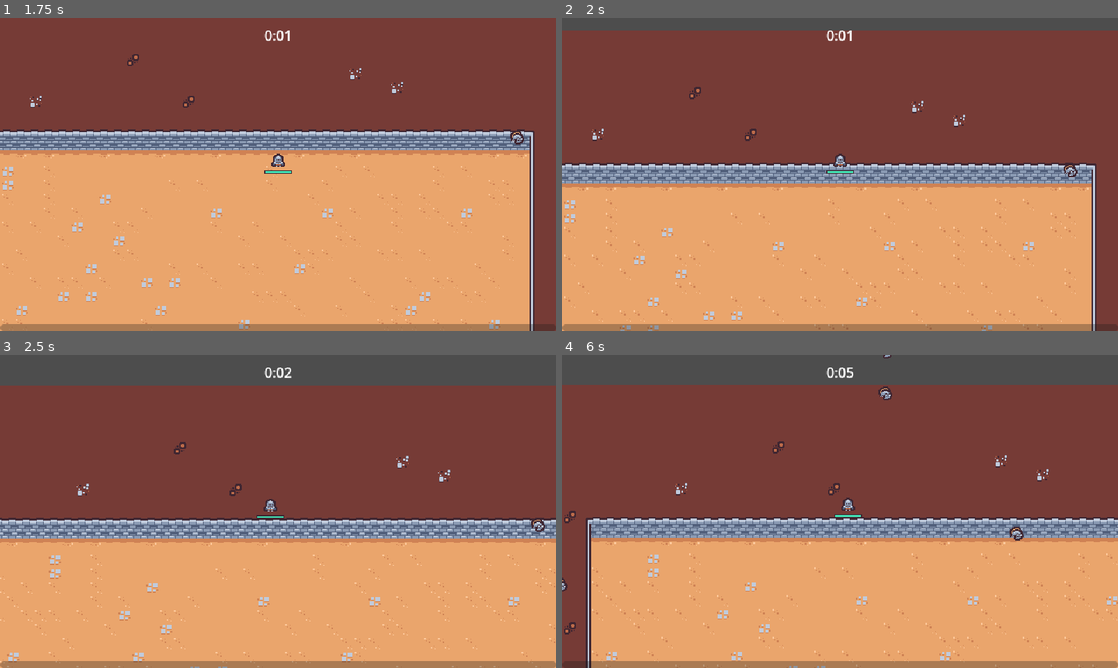
Above: before the commit, frames 1-4 (two rows, left to right).
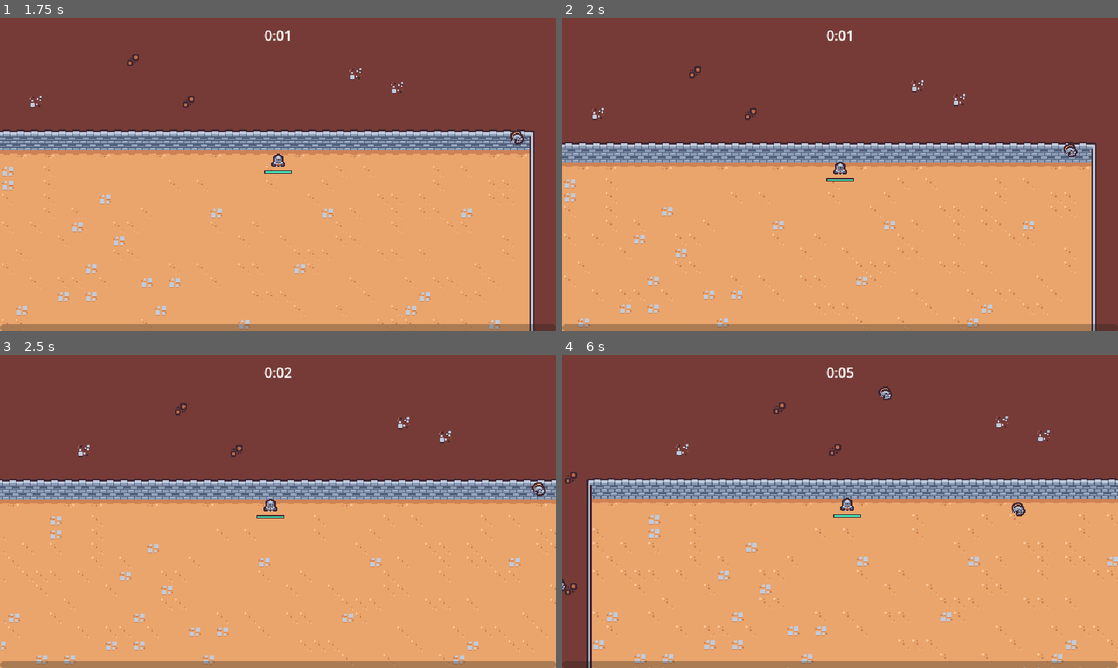
Above: after the commit, the same moments.

Repository: emyasnikov/2d-survivor-course
Game: Godot game, scene res://scenes/main/main.tscn
Same seed, same stepped clock (60 frames per second), same inputs: the game is played once before the commit and once after it.
Inputs (mouse positions are in pixels of both pictures, inside the frame that each line leads up to):
- Up to frame 1 (1.75 s): move the mouse to (250, 237) at 0.52 s; press the mouse at (250, 237) at 0.53 s; hold W (move_up) from 0.53 s (still down); move the mouse to (444, 221) at 1.27 s; release the mouse at (444, 221) at 1.28 s; click (444, 221) at 1.35 s
- Up to frame 2 (2 s): keep holding W (move_up)
- Up to frame 3 (2.5 s): move the mouse to (111, 464) at 2.02 s; release W (move_up) at 2.03 s; press the mouse at (111, 464) at 2.03 s; hold A (move_left) from 2.03 s (still down)
- Up to frame 4 (6 s): move the mouse to (867, 511) at 2.77 s; release the mouse at (867, 511) at 2.78 s; click (867, 511) at 2.85 s; move the mouse to (756, 433) at 3.52 s; release A (move_left) at 3.53 s; press the mouse at (756, 433) at 3.53 s; hold S (move_down) 3.53-4.28 s; move the mouse to (962, 495) at 4.27 s; release the mouse at (962, 495) at 4.28 s; hold D (move_right) 4.28-5.03 s; click (962, 495) at 4.35 s; move the mouse to (728, 527) at 5.02 s; press the mouse at (728, 527) at 5.03 s; hold W (move_up) 5.03-5.78 s; move the mouse to (895, 442) at 5.77 s; release the mouse at (895, 442) at 5.78 s; hold D (move_right) from 5.78 s (still down); click (895, 442) at 5.85 s

Frame 1 is identical in both runs. In frame 2, 20% of the frame differs, in the area x 0-100%, y 0-100%; in frame 3, 32%; in frame 4, 32%.

Commit message:
Added physics to tileset.

Diff:
--- a/resources/tileset.tres
+++ b/resources/tileset.tres
@@ -8,6 +8,8 @@
 0:4/0/terrain_set = 0
 0:4/0/terrain = 0
 0:4/0/probability = 20.0
+0:4/0/physics_layer_0/linear_velocity = Vector2(0, 0)
+0:4/0/physics_layer_0/angular_velocity = 0.0
 0:4/0/terrains_peering_bit/right_side = 0
 0:4/0/terrains_peering_bit/bottom_right_corner = 0
 0:4/0/terrains_peering_bit/bottom_side = 0
@@ -20,6 +22,8 @@
 1:4/0/terrain_set = 0
 1:4/0/terrain = 0
 1:4/0/probability = 5.0
+1:4/0/physics_layer_0/linear_velocity = Vector2(0, 0)
+1:4/0/physics_layer_0/angular_velocity = 0.0
 1:4/0/terrains_peering_bit/right_side = 0
 1:4/0/terrains_peering_bit/bottom_right_corner = 0
 1:4/0/terrains_peering_bit/bottom_side = 0
@@ -31,6 +35,8 @@
 6:3/0 = 0
 6:3/0/terrain_set = 0
 6:3/0/terrain = 0
+6:3/0/physics_layer_0/linear_velocity = Vector2(0, 0)
+6:3/0/physics_layer_0/angular_velocity = 0.0
 6:3/0/terrains_peering_bit/right_side = 0
 6:3/0/terrains_peering_bit/bottom_right_corner = 0
 6:3/0/terrains_peering_bit/bottom_side = 0
@@ -42,12 +48,18 @@
 1:0/0 = 0
 1:0/0/terrain_set = 0
 1:0/0/terrain = 0
+1:0/0/physics_layer_0/linear_velocity = Vector2(0, 0)
+1:0/0/physics_layer_0/angular_velocity = 0.0
+1:0/0/physics_layer_0/polygon_0/points = PackedVector2Array(-8, -8, 8, -8, 8, 8, -8, 8)
 1:0/0/terrains_peering_bit/right_side = 0
 1:0/0/terrains_peering_bit/bottom_right_corner = 0
 1:0/0/terrains_peering_bit/bottom_side = 0
 2:0/0 = 0
 2:0/0/terrain_set = 0
 2:0/0/terrain = 0
+2:0/0/physics_layer_0/linear_velocity = Vector2(0, 0)
+2:0/0/physics_layer_0/angular_velocity = 0.0
+2:0/0/physics_layer_0/polygon_0/points = PackedVector2Array(-8, -8, 8, -8, 8, 8, -8, 8)
 2:0/0/terrains_peering_bit/right_side = 0
 2:0/0/terrains_peering_bit/bottom_right_corner = 0
 2:0/0/terrains_peering_bit/bottom_side = 0
@@ -56,12 +68,18 @@
 3:0/0 = 0
 3:0/0/terrain_set = 0
 3:0/0/terrain = 0
+3:0/0/physics_layer_0/linear_velocity = Vector2(0, 0)
+3:0/0/physics_layer_0/angular_velocity = 0.0
+3:0/0/physics_layer_0/polygon_0/points = PackedVector2Array(-8, -8, 8, -8, 8, 8, -8, 8)
 3:0/0/terrains_peering_bit/bottom_side = 0
 3:0/0/terrains_peering_bit/bottom_left_corner = 0
 3:0/0/terrains_peering_bit/left_side = 0
 3:1/0 = 0
 3:1/0/terrain_set = 0
 3:1/0/terrain = 0
+3:1/0/physics_layer_0/linear_velocity = Vector2(0, 0)
+3:1/0/physics_layer_0/angular_velocity = 0.0
+3:1/0/physics_layer_0/polygon_0/points = PackedVector2Array(-8, -8, 8, -8, 8, 8, -8, 8)
 3:1/0/terrains_peering_bit/bottom_side = 0
 3:1/0/terrains_peering_bit/bottom_left_corner = 0
 3:1/0/terrains_peering_bit/left_side = 0
@@ -70,12 +88,18 @@
 3:2/0 = 0
 3:2/0/terrain_set = 0
 3:2/0/terrain = 0
+3:2/0/physics_layer_0/linear_velocity = Vector2(0, 0)
+3:2/0/physics_layer_0/angular_velocity = 0.0
+3:2/0/physics_layer_0/polygon_0/points = PackedVector2Array(-8, -8, 8, -8, 8, 8, -8, 8)
 3:2/0/terrains_peering_bit/left_side = 0
 3:2/0/terrains_peering_bit/top_left_corner = 0
 3:2/0/terrains_peering_bit/top_side = 0
 2:2/0 = 0
 2:2/0/terrain_set = 0
 2:2/0/terrain = 0
+2:2/0/physics_layer_0/linear_velocity = Vector2(0, 0)
+2:2/0/physics_layer_0/angular_velocity = 0.0
+2:2/0/physics_layer_0/polygon_0/points = PackedVector2Array(-8, -8, 8, -8, 8, 8, -8, 8)
 2:2/0/terrains_peering_bit/right_side = 0
 2:2/0/terrains_peering_bit/left_side = 0
 2:2/0/terrains_peering_bit/top_left_corner = 0
@@ -84,12 +108,18 @@
 1:2/0 = 0
 1:2/0/terrain_set = 0
 1:2/0/terrain = 0
+1:2/0/physics_layer_0/linear_velocity = Vector2(0, 0)
+1:2/0/physics_layer_0/angular_velocity = 0.0
+1:2/0/physics_layer_0/polygon_0/points = PackedVector2Array(-8, -8, 8, -8, 8, 8, -8, 8)
 1:2/0/terrains_peering_bit/right_side = 0
 1:2/0/terrains_peering_bit/top_side = 0
 1:2/0/terrains_peering_bit/top_right_corner = 0
 1:1/0 = 0
 1:1/0/terrain_set = 0
 1:1/0/terrain = 0
+1:1/0/physics_layer_0/linear_velocity = Vector2(0, 0)
+1:1/0/physics_layer_0/angular_velocity = 0.0
+1:1/0/physics_layer_0/polygon_0/points = PackedVector2Array(-8, -8, 8, -8, 8, 8, -8, 8)
 1:1/0/terrains_peering_bit/right_side = 0
 1:1/0/terrains_peering_bit/bottom_right_corner = 0
 1:1/0/terrains_peering_bit/bottom_side = 0
@@ -97,13 +127,28 @@
 1:1/0/terrains_peering_bit/top_right_corner = 0
 2:1/0 = 0
 2:1/0/terrain_set = 0
+2:1/0/physics_layer_0/linear_velocity = Vector2(0, 0)
+2:1/0/physics_layer_0/angular_velocity = 0.0
+2:1/0/physics_layer_0/polygon_0/points = PackedVector2Array(-8, -8, 8, -8, 8, 8, -8, 8)
 2:4/0 = 0
+2:4/0/physics_layer_0/linear_velocity = Vector2(0, 0)
+2:4/0/physics_layer_0/angular_velocity = 0.0
 3:4/0 = 0
+3:4/0/physics_layer_0/linear_velocity = Vector2(0, 0)
+3:4/0/physics_layer_0/angular_velocity = 0.0
 0:0/0 = 0
+0:0/0/physics_layer_0/linear_velocity = Vector2(0, 0)
+0:0/0/physics_layer_0/angular_velocity = 0.0
 0:1/0 = 0
+0:1/0/physics_layer_0/linear_velocity = Vector2(0, 0)
+0:1/0/physics_layer_0/angular_velocity = 0.0
 0:2/0 = 0
+0:2/0/physics_layer_0/linear_velocity = Vector2(0, 0)
+0:2/0/physics_layer_0/angular_velocity = 0.0
 
 [resource]
+physics_layer_0/collision_layer = 1
+physics_layer_0/collision_mask = 0
 terrain_set_0/mode = 0
 terrain_set_0/terrain_0/name = "floor"
 terrain_set_0/terrain_0/color = Color(0.5, 0.34375, 0.25, 1)
